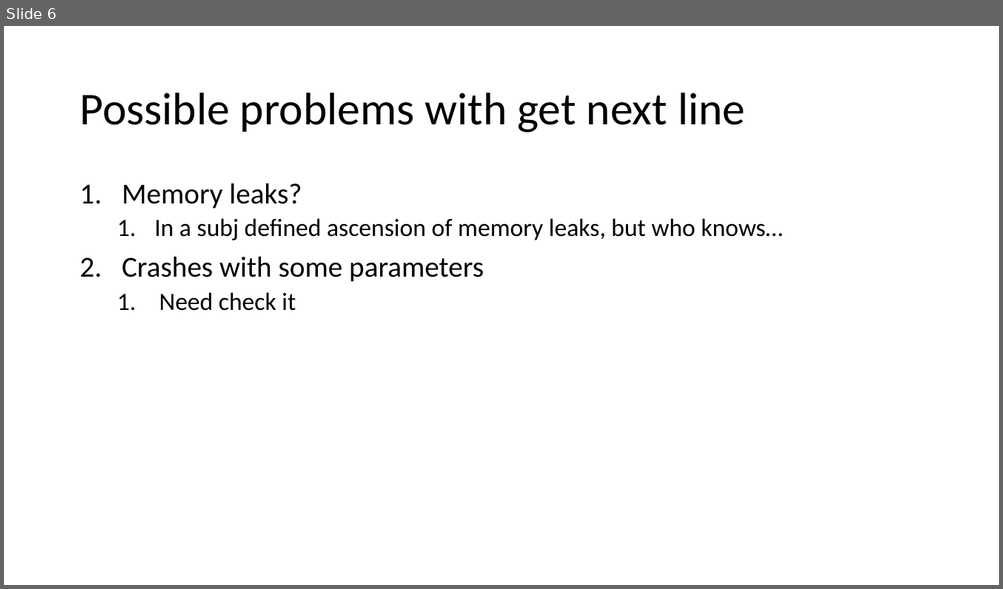
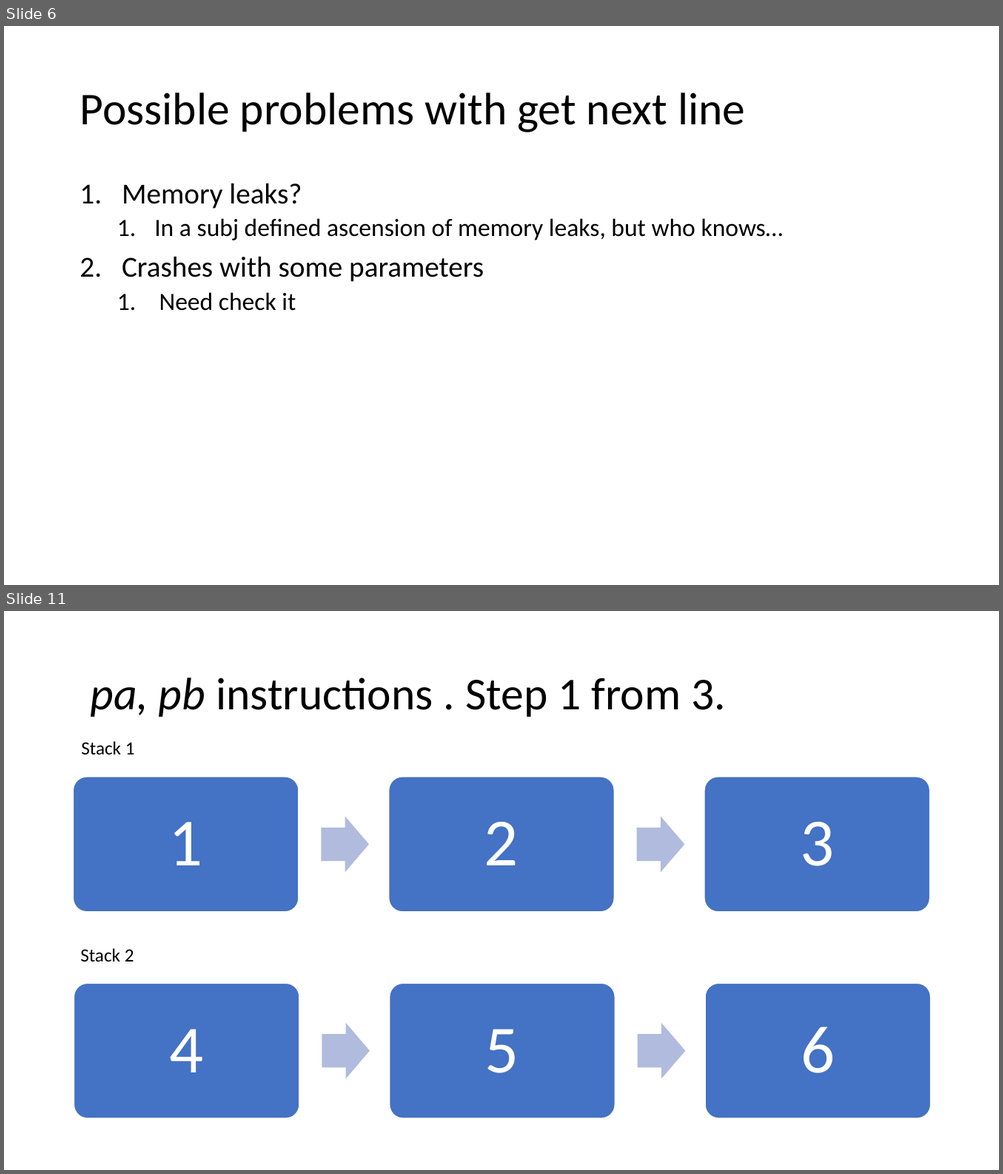
Before and after one commit to orsk-moscow/School21_push_swap, a slide deck: Push_swap.pptx. Shown one above the other, each under a label of ours: slide 6 before the commit, slides 6 and 11 after it; the slides between them are not shown. The pictures are 1003x589 and 1003x1174 pixels, drawn with LibreOffice and Linux fonts; fonts in the diff are those of the drawing. Boxes give left, top, right and bottom in pixels: in the first picture for what was removed or moved away, otherwise in the second. Text is boxed around its words. In the diff, an @@ line names an element or a change of style, - is before the commit and + after.

```diff
--- a/Push_swap.pptx
+++ b/Push_swap.pptx
@@ slide 11 added at (4,611,999,1170), background #FFFFFF @@
@@ title added at (90,678,726,717), 44 pt, text #000000 @@
+pa, pb instructions . Step 1 from 3.
@@ text added at (81,741,135,755), 18 pt, text #000000 @@
+Stack 1
@@ group added at (74,777,930,911): 5 freeform shapes @@
+1
+2
+3
@@ text added at (80,948,134,962), 18 pt, text #000000 @@
+Stack 2
@@ group added at (74,983,930,1119): 5 freeform shapes @@
+4
+5
+6
```
Also in this commit, not shown: 14 other slides added, 5 other files.
